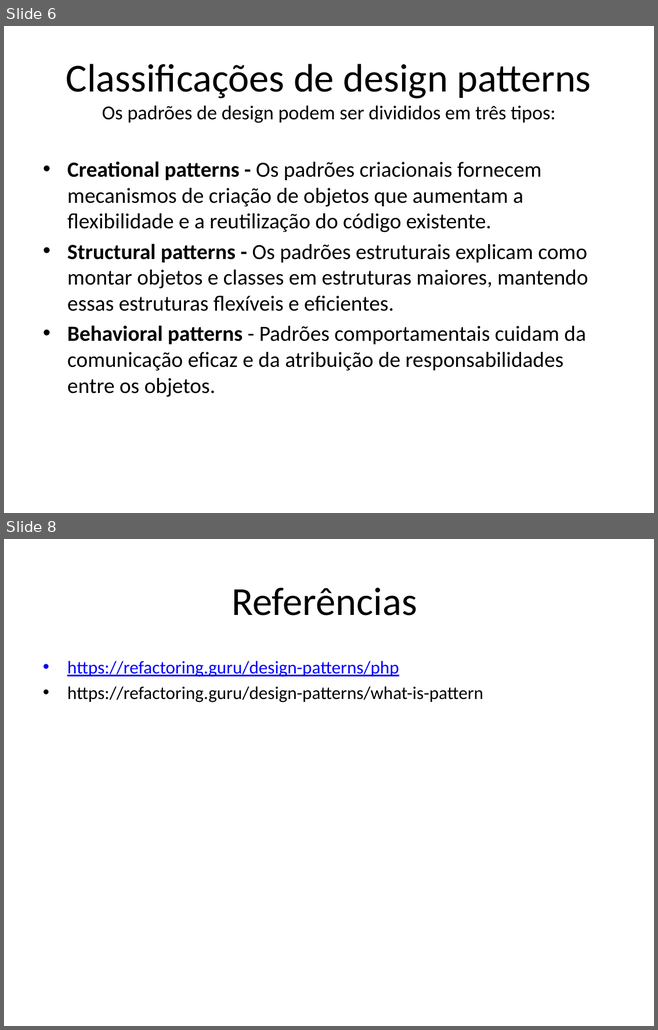
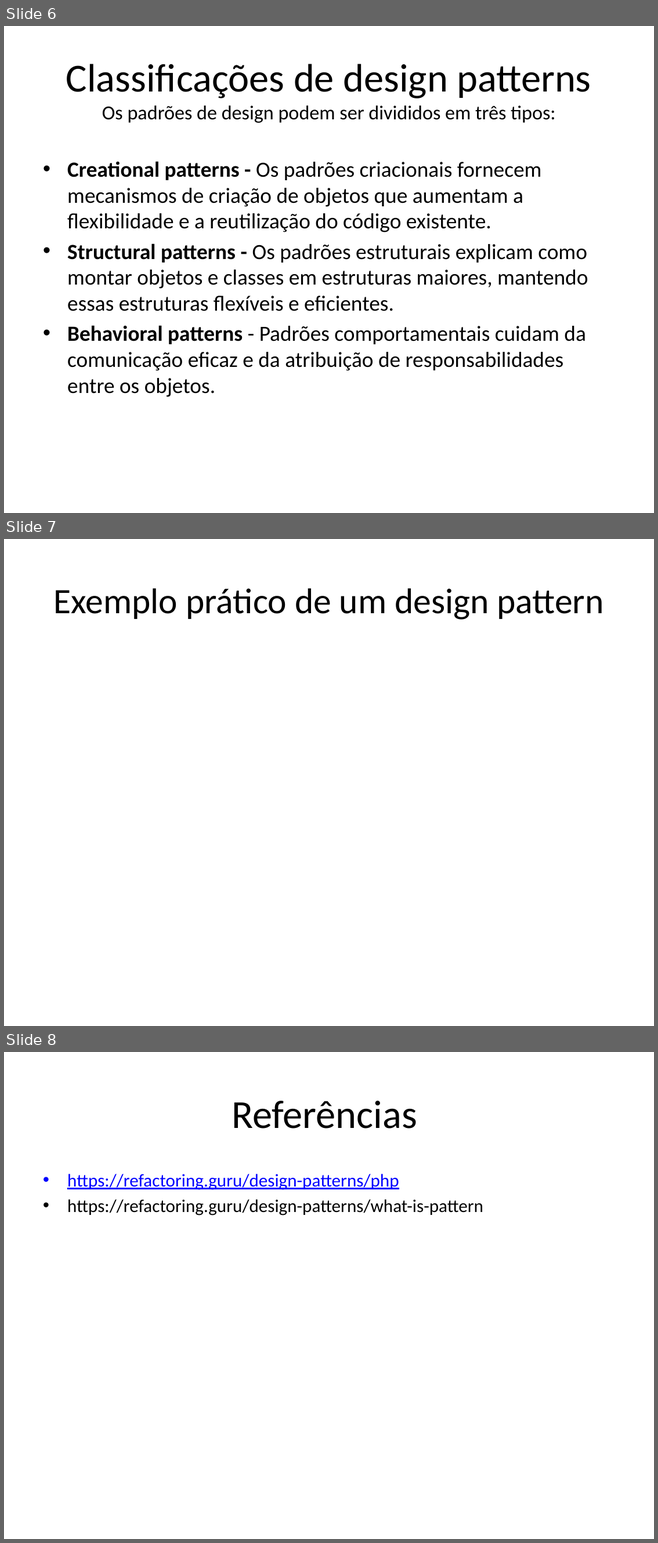
Before and after one commit to muriloHx/trabalho-mvc, a slide deck: slides/design-patterns.pptx. Shown one above the other, each under a label of ours: slides 6 and 8 before the commit, slides 6, 7 and 8 after it; the slides between them are not shown. The pictures are 658x1030 and 658x1543 pixels, drawn with LibreOffice and Linux fonts; fonts in the diff are those of the drawing. Boxes give left, top, right and bottom in pixels: in the first picture for what was removed or moved away, otherwise in the second. Text is boxed around its words. In the diff, an @@ line names an element or a change of style, - is before the commit and + after.

Commit message:
exemplo de design pattern Observer

```diff
--- a/slides/design-patterns.pptx
+++ b/slides/design-patterns.pptx
@@ slide 7 added at <box>4,539,654,1026</box>, background #FFFFFF @@
@@ title added at <box>54,588,604,620</box>, 39.6 pt, text #000000 @@
+Exemplo prático de um design pattern
```
Also in this commit, not shown: 1 slide removed, 2 other files.
